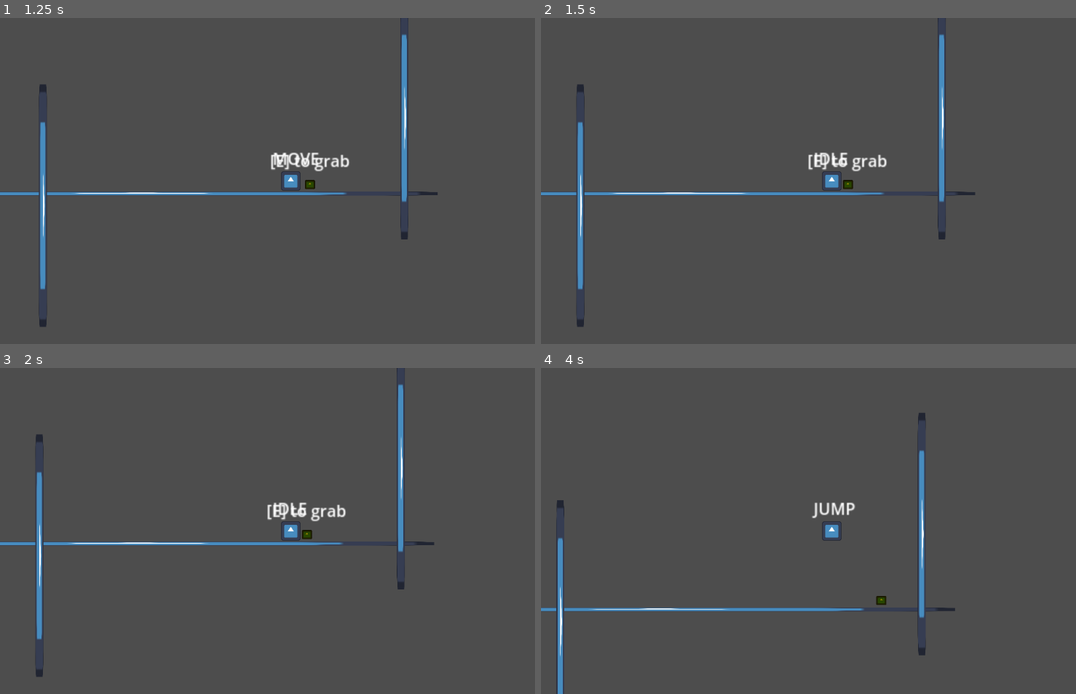
Above: before the commit, frames 1-4 (two rows, left to right).
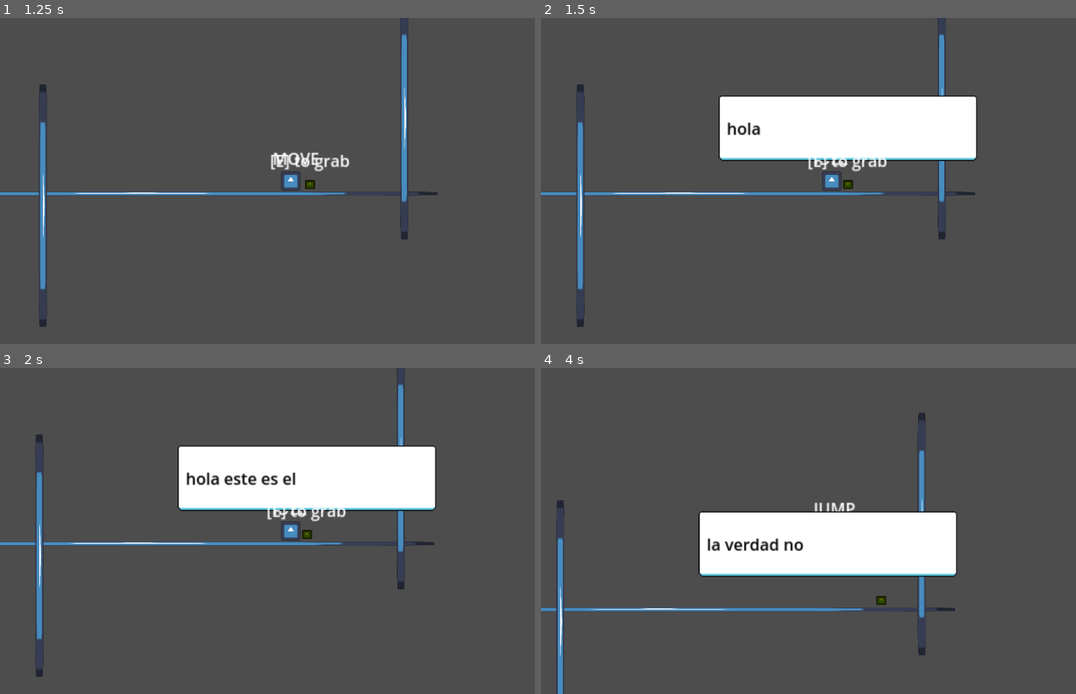
Above: after the commit, the same moments.

Repository: dest3/Greedventures-Avaro-s-Quest
Game: Godot game, scene res://scenes/environment/world.tscn
The game is run twice, just before and just after one commit, with the same random seed, the same clock (stepped at 60 frames per second) and the same inputs. The project has no main scene, so this scene is started directly. The engine's default icon, where the game draws it, is replaced by a stand-in: a white triangle on a blue panel in a dark square.
Inputs (mouse positions are in pixels of both pictures, inside the frame that each line leads up to):
- Up to frame 1 (1.25 s): tap Enter (ui_accept) at 0.5 s; move the mouse to (417, 164) at 0.52 s; hold D (MoveRight) from 0.53 s (still down); hold K (interact) from 0.53 s (still down); tap Shift (Dash) at 0.6 s; click (417, 164) at 0.67 s; tap Space (Jump) at 0.77 s
- Up to frame 2 (1.5 s): move the mouse to (717, 197) at 1.27 s; release D (MoveRight) at 1.28 s; release K (interact) at 1.28 s; hold S (MoveDown) from 1.28 s (still down); tap K (interact) at 1.35 s
- Up to frame 3 (2 s): keep holding S (MoveDown); tap Space (Jump) at 1.52 s; tap Shift (Dash) at 1.55 s
- Up to frame 4 (4 s): move the mouse to (888, 459) at 2.02 s; release S (MoveDown) at 2.03 s; hold D (MoveRight) 2.03-2.78 s; hold J (Climb) 2.03-2.78 s; tap K (interact) at 2.3 s; move the mouse to (803, 596) at 2.77 s; hold W (MoveUp) 2.78-3.53 s; tap Shift (Dash) at 2.85 s; click (803, 596) at 2.92 s; tap Space (Jump) at 3.02, 3.77 s; move the mouse to (1006, 579) at 3.52 s; hold A (MoveLeft) from 3.53 s (still down); hold K (interact) from 3.53 s (still down)

Frame 1 is identical in both runs. In frame 2, 9.6% of the frame differs, in the area x 33-82%, y 23-44%; in frame 3, 9.5%; in frame 4, 9.7%, in the area x 29-78%, y 43-65%.
Error before the commit: Invalid access to property or key 'GRAB' on a base object of type 'String'. (res://scripts/bolsa.gd:22)

Commit message:
se agrego el plugin phantom camera

Diff:
--- a/project.godot
+++ b/project.godot
@@ -21,7 +21,7 @@
 
 [editor_plugins]
 
-enabled=PackedStringArray("res://addons/To-Do/plugin.cfg", "res://addons/amano-ldtk-importer/plugin.cfg")
+enabled=PackedStringArray("res://addons/To-Do/plugin.cfg", "res://addons/amano-ldtk-importer/plugin.cfg", "res://addons/phantom_camera/plugin.cfg")
 
 [file_customization]
 
--- /dev/null
+++ b/scenes/entities/collectable/coin.tscn
@@ -0,0 +1,17 @@
+[gd_scene load_steps=3 format=3 uid="uid://bcxc1burmp5rw"]
+
+[ext_resource type="Texture2D" uid="uid://di57kw8amdfvc" path="res://icon.svg" id="1_qhp4s"]
+
+[sub_resource type="CircleShape2D" id="CircleShape2D_ke5as"]
+radius = 52.0384
+
+[node name="Coin" type="Area2D"]
+
+[node name="Icon" type="Sprite2D" parent="."]
+modulate = Color(0.682353, 0, 1, 1)
+self_modulate = Color(1, 1, 0, 1)
+scale = Vector2(0.5, 0.5)
+texture = ExtResource("1_qhp4s")
+
+[node name="CollisionShape2D" type="CollisionShape2D" parent="."]
+shape = SubResource("CircleShape2D_ke5as")
--- a/scenes/entities/player/states/DEAD.tscn
+++ b/scenes/entities/player/states/DEAD.tscn
@@ -4,8 +4,3 @@
 
 [node name="DEAD" type="Node"]
 script = ExtResource("1_v4p5d")
-
-[node name="DashDuration" type="Timer" parent="."]
-one_shot = true
-
-[connection signal="timeout" from="DashDuration" to="." method="_on_timer_timeout"]
--- a/scripts/bolsa.gd
+++ b/scripts/bolsa.gd
@@ -1,6 +1,5 @@
 extends RigidBody2D
 #bolsa de avaro, aca van todos sus estados, para ser accedidos
-@onready var STATES = "res://scripts/player/states/STATES.gd"
 
 const lines: Array[String]= [
 	"hola este es el primer test del sistemas de dialogo",
@@ -18,5 +17,4 @@
 	interaction_area.interact = Callable(self, "on_interact")
 
 func on_interact():
-	#DialogManager.start_dialog(global_position, lines)
-	return STATES.GRAB
+	DialogManager.start_dialog(global_position, lines)
Not shown, changed: addons/To-Do/Data/notes.json
Binary file added: addons/phantom_camera/assets/PhantomCameraBtnPrimaryDefault.png
Not shown, added: addons/phantom_camera/assets/PhantomCameraBtnPrimaryDefault.png.import
Binary file added: addons/phantom_camera/assets/PhantomCameraBtnPrimaryHover.png
Not shown, added: addons/phantom_camera/assets/PhantomCameraBtnPrimaryHover.png.import
Not shown, added: addons/phantom_camera/examples/credits.txt
Not shown, added: addons/phantom_camera/examples/example_scenes/2D/2DExampleScene.tscn
Not shown, added: addons/phantom_camera/examples/example_scenes/2D/2DFollowFramedExampleScene.tscn
Not shown, added: addons/phantom_camera/examples/example_scenes/2D/2DFollowGroupExampleScene.tscn
Not shown, added: addons/phantom_camera/examples/example_scenes/2D/2DFollowPathExampleScene.tscn
Not shown, added: addons/phantom_camera/examples/example_scenes/2D/2DLimitExampleScene.tscn
Not shown, added: addons/phantom_camera/examples/example_scenes/2D/2DTweeningExampleScene.tscn
(and 89 more such lines)
